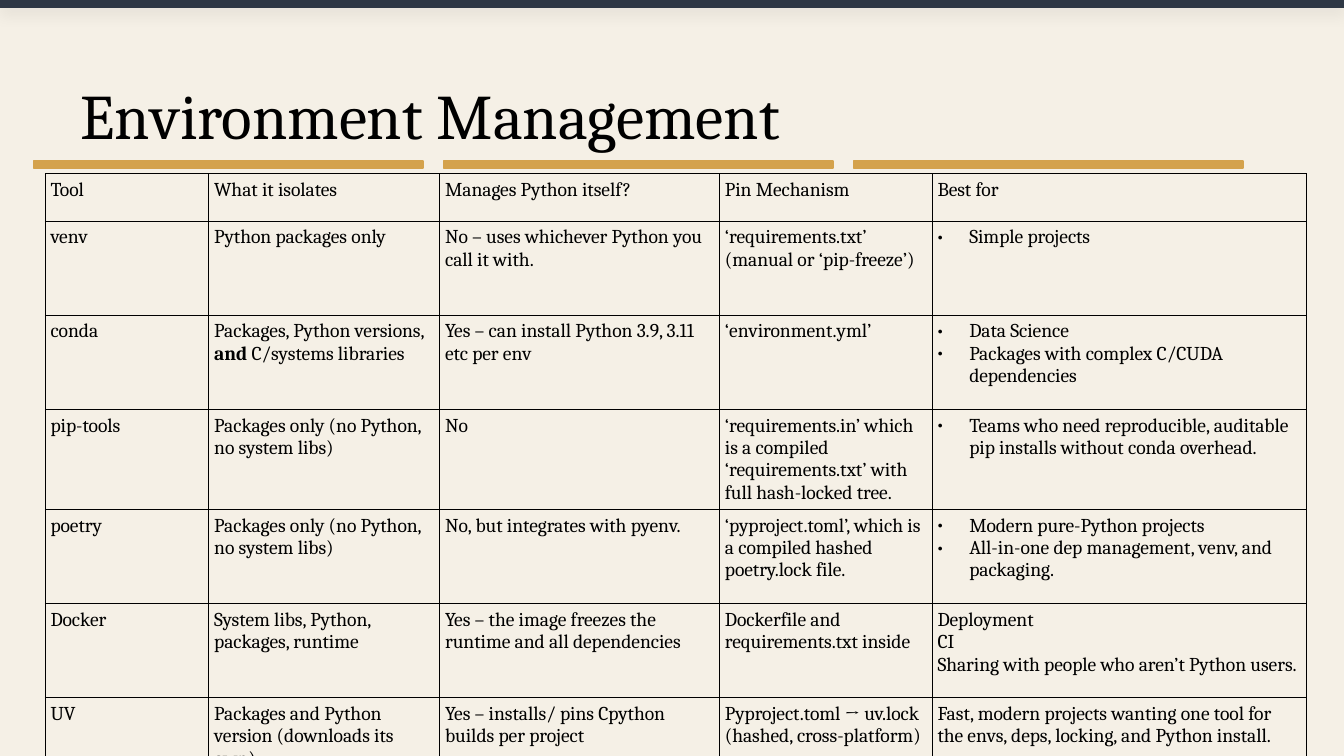
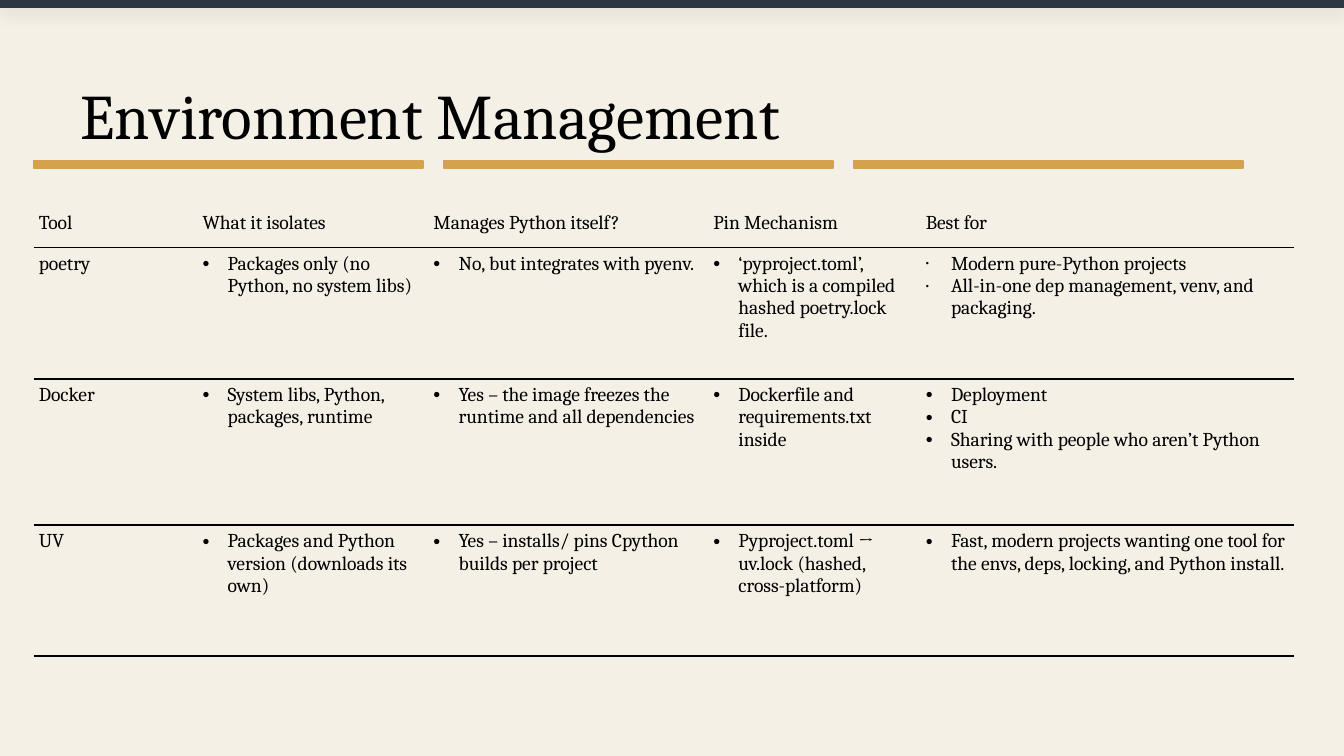
Before and after one commit to davejeon/dsr_ml_ops, a slide deck: slide 12 of day1_slides.pptx (slide 13 before the commit). Drawn at 1344x756 pixels with LibreOffice and Linux fonts; fonts in the diff are those of the drawing. Boxes give left, top, right and bottom in pixels: in the first picture for what was removed or moved away, otherwise in the second. Text is boxed around its words. In the diff, an @@ line names an element or a change of style, - is before the commit and + after.

```diff
--- a/day1_slides.pptx
+++ b/day1_slides.pptx
@@ table at [34,207,1294,657] @@
-row 2: venv | Python packages only | No – uses whichever Python you call it with. | ‘requirements.txt’ (manual or ‘pip-freeze’) | Simple projects
-row 3: conda | Packages, Python versions, and C/systems libraries | Yes – can install Python 3.9, 3.11 etc per env | ‘environment.yml’ | Data Science / Packages with complex C/CUDA dependencies
-row 4: pip-tools | Packages only (no Python, no system libs) | No | ‘requirements.in’ which is a compiled ‘requirements.txt’ with full hash-locked tree. | Teams who need reproducible, auditable pip installs without conda overhead.
@@ table: place and size @@
-table at [46,173,1306,756]
+table at [34,207,1294,657]
```
Also in this commit, not shown: 10 other slides changed, 19 slides added, 3 slides removed, 3 other files.
